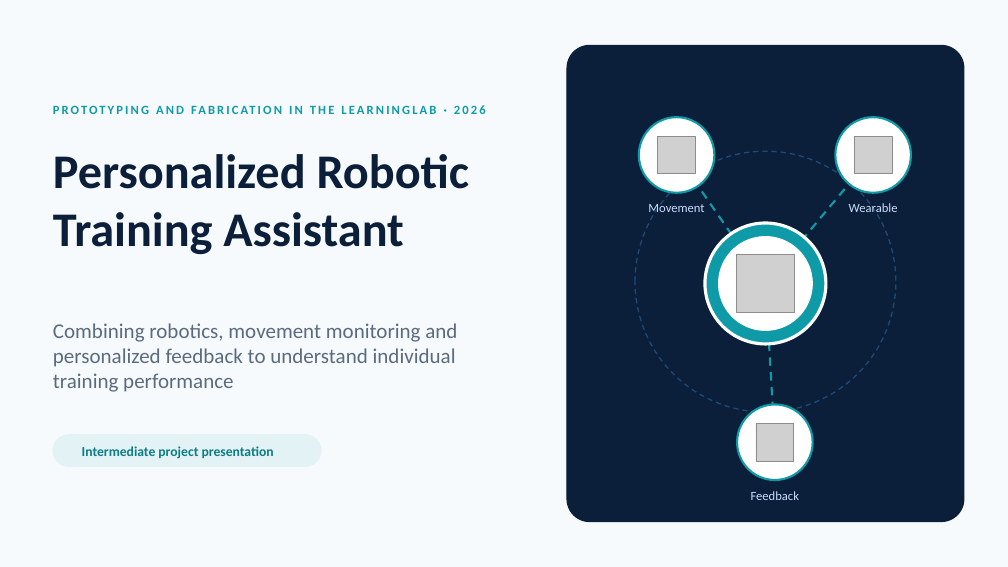
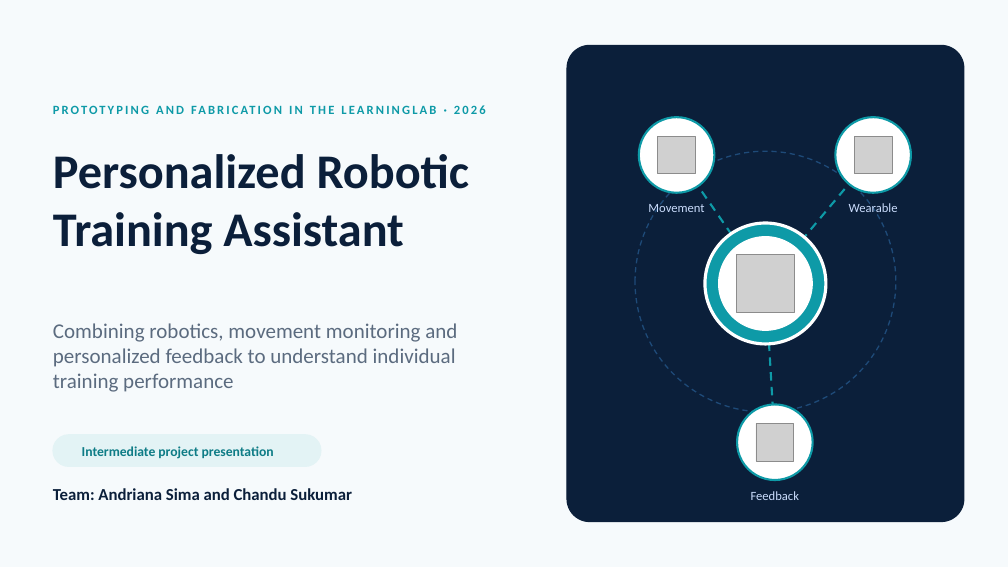
Before and after one commit to nembrinj/protofablab, a slide deck: slide 1 of 2026/projects/Group_102/docs/presentations/midterm.pptx. Drawn at 1008x567 pixels with LibreOffice and Linux fonts; fonts in the diff are those of the drawing; grey boxes stand for pictures. Boxes give left, top, right and bottom in pixels: in the first picture for what was removed or moved away, otherwise in the second. Text is boxed around its words. In the diff, an @@ line names an element or a change of style, - is before the commit and + after.

```diff
--- a/2026/projects/Group_102/docs/presentations/midterm.pptx
+++ b/2026/projects/Group_102/docs/presentations/midterm.pptx
@@ text added at bbox=[53, 488, 352, 500], 16 pt, text #0B1F3A, bold @@
+Team: Andriana Sima and Chandu Sukumar
```
Also in this commit, not shown: 4 other slides changed, 2 slides added, 2 slides removed.
